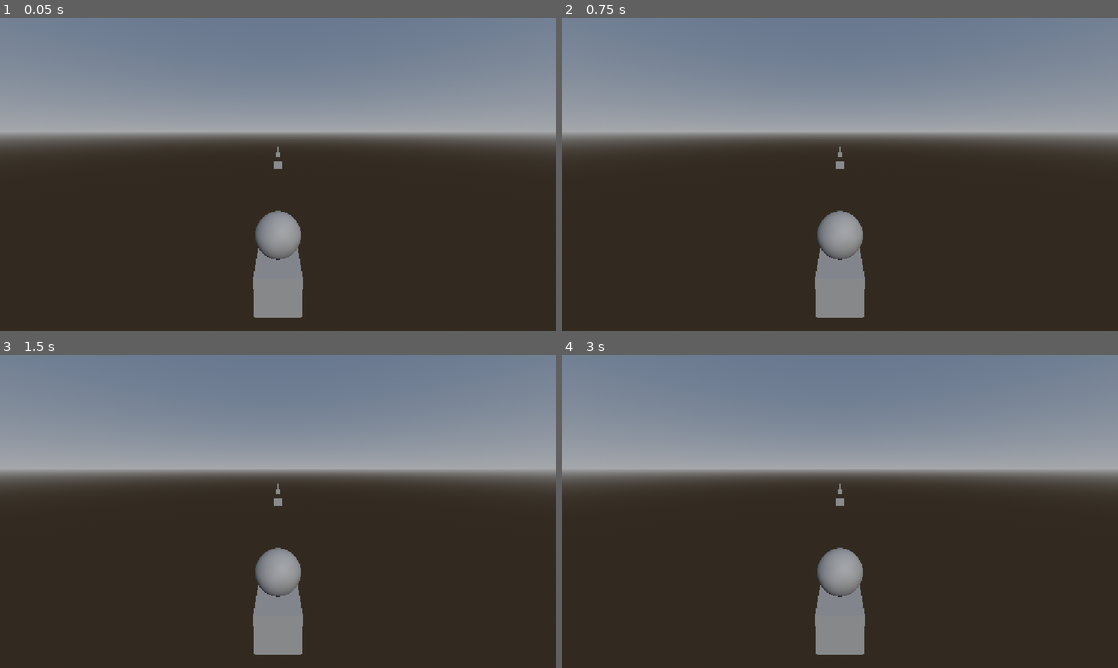
Above: before the commit, frames 1-4 (two rows, left to right).
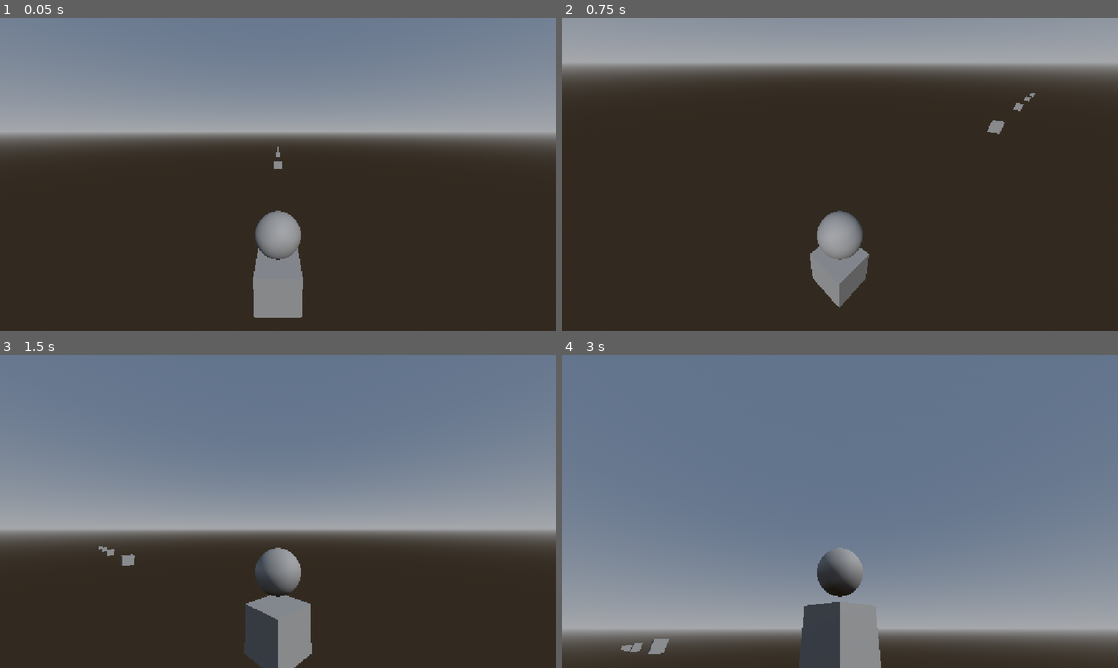
Above: after the commit, the same moments.

Repository: PortalGolem/havenIE2026GameJam
Game: Godot game, scene res://Scenes/andrew_test.tscn
The game is run twice, just before and just after one commit, with the same random seed, the same clock (stepped at 60 frames per second) and the same inputs. This scene is started directly instead of the project's main scene.
Inputs (mouse positions are in pixels of both pictures, inside the frame that each line leads up to):
- Up to frame 1 (0.05 s): no input
- Up to frame 2 (0.75 s): tap Enter at 0.5 s; move the mouse to (962, 158) at 0.52 s; hold D (Right) from 0.53 s (still down); hold Shift (Dash) from 0.53 s (still down)
- Up to frame 3 (1.5 s): tap Space (Jump) at 0.77, 1.25 s; move the mouse to (166, 527) at 1.27 s; release D (Right) at 1.28 s; release Shift (Dash) at 1.28 s; hold S (Backward) from 1.28 s (still down); click (166, 527) at 1.35 s
- Up to frame 4 (3 s): tap Space (Jump) at 1.52, 2.75 s; tap Shift (Dash) at 1.55, 2.85 s; tap Enter at 2 s; move the mouse to (895, 442) at 2.02 s; release S (Backward) at 2.03 s; hold D (Right) 2.03-2.78 s; hold Shift (Dash) 2.03-2.78 s; move the mouse to (812, 574) at 2.77 s; hold W (Forward) from 2.78 s (still down)

Frame 1 is identical in both runs. In frame 2, 42% of the frame differs, in the area x 0-100%, y 0-96%; in frame 3, 38%; in frame 4, 75%, in the area x 0-100%, y 12-100%.
Error before the commit: Parse Error: Expected indented block after "elif" block. (res://Player/PlayerController.gd:115)
Error after the commit: Invalid assignment of property or key 'FOV' with value of type 'float' on a base object of type 'null instance'. (res://Player/PlayerController.gd:155)

Commit message:
update thing

Diff:
--- a/Player/PlayerController.gd
+++ b/Player/PlayerController.gd
@@ -113,7 +113,7 @@
 		if dashed:
 			currentMovement = MOVEMENT_MODE.DASH
 	elif currentMovement == MOVEMENT_MODE.DASH:
-
+		pass
 
 	#attack code
 	if startedAttack == true:
--- a/Player/player.tscn
+++ b/Player/player.tscn
@@ -8,16 +8,6 @@
 
 [node name="Player" type="AnimatableBody3D" unique_id=944310348]
 script = ExtResource("1_l8h54")
-mouseSensitivity = null
-groundSpeed = null
-airSpeed = null
-airDrag = null
-airGravity = null
-DashSpeed = null
-initialMovementMode = null
-maxXRotation = null
-minYRotation = null
-maxYRotation = null
 
 [node name="MeshInstance3D" type="MeshInstance3D" parent="." unique_id=414659512]
 mesh = SubResource("SphereMesh_2m7an")
